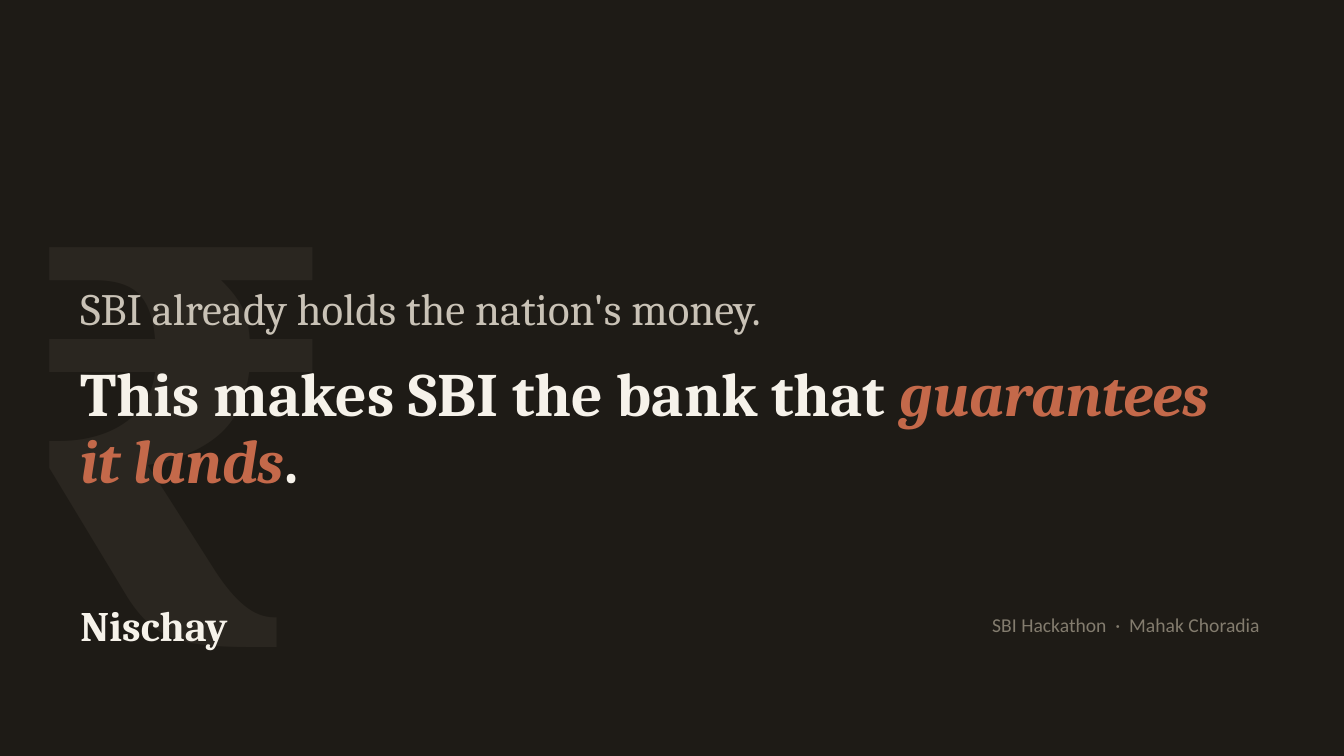
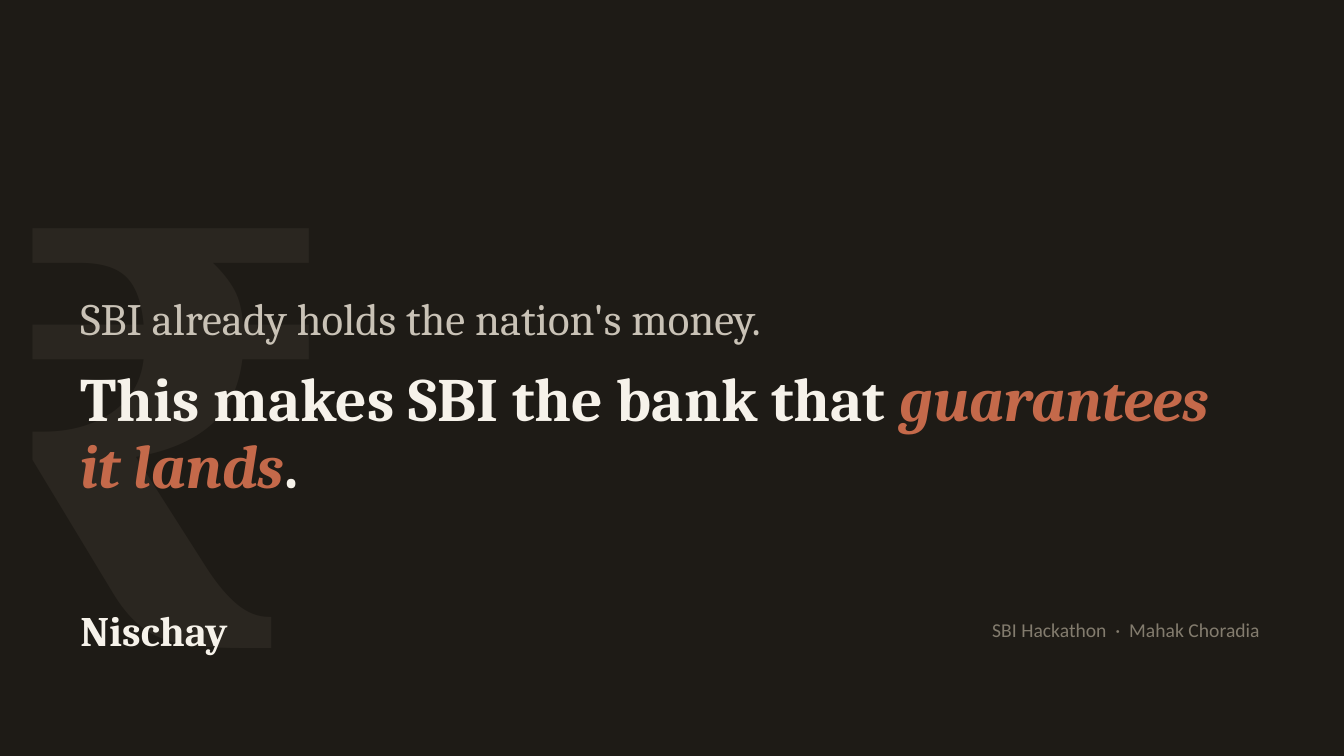
Before and after one commit to mahakchoradia19-droid/nischay-sbi, a slide deck: slide 12 of docs/Nischay_SBI_Hackathon.pptx. Drawn at 1344x756 pixels with LibreOffice and Linux fonts; fonts in the diff are those of the drawing. Boxes give left, top, right and bottom in pixels: in the first picture for what was removed or moved away, otherwise in the second. Text is boxed around its words. In the diff, an @@ line names an element or a change of style, - is before the commit and + after.

```diff
--- a/docs/Nischay_SBI_Hackathon.pptx
+++ b/docs/Nischay_SBI_Hackathon.pptx
@@ text "₹": place and size @@
-text "₹" at [0, 121, 484, 726]
+text "₹" at [0, 111, 474, 716]
@@ text "₹" at [0, 111, 474, 716]: size 400 to 420 pt @@
@@ text "SBI already holds the nation's ...": place and size @@
-text "SBI already holds the nation's ..." at [80, 294, 760, 335]
+text "SBI already holds the nation's ..." at [80, 304, 760, 345]
@@ 3 texts: place and size @@
-3 texts at [80, 373, 1259, 650]
+3 texts at [80, 378, 1259, 655]
```
Also in this commit, not shown: 5 other slides changed, 6 slides added, 6 slides removed, 8 other files.
